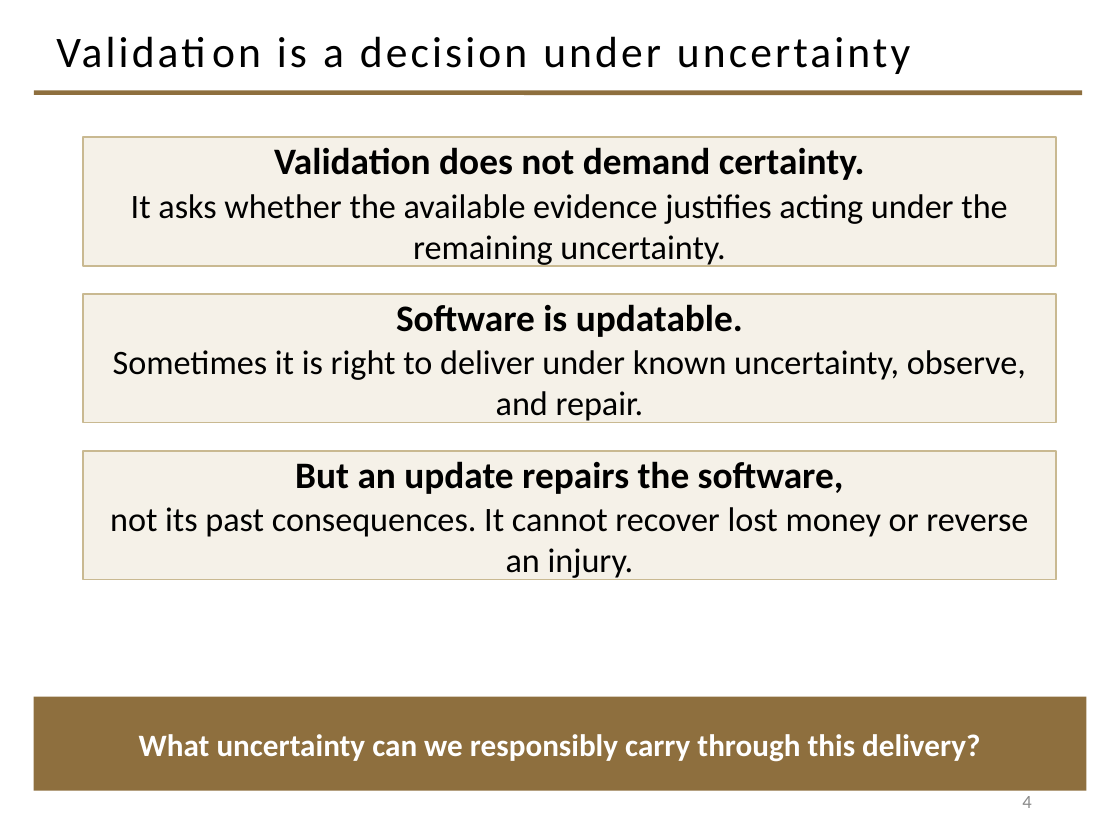
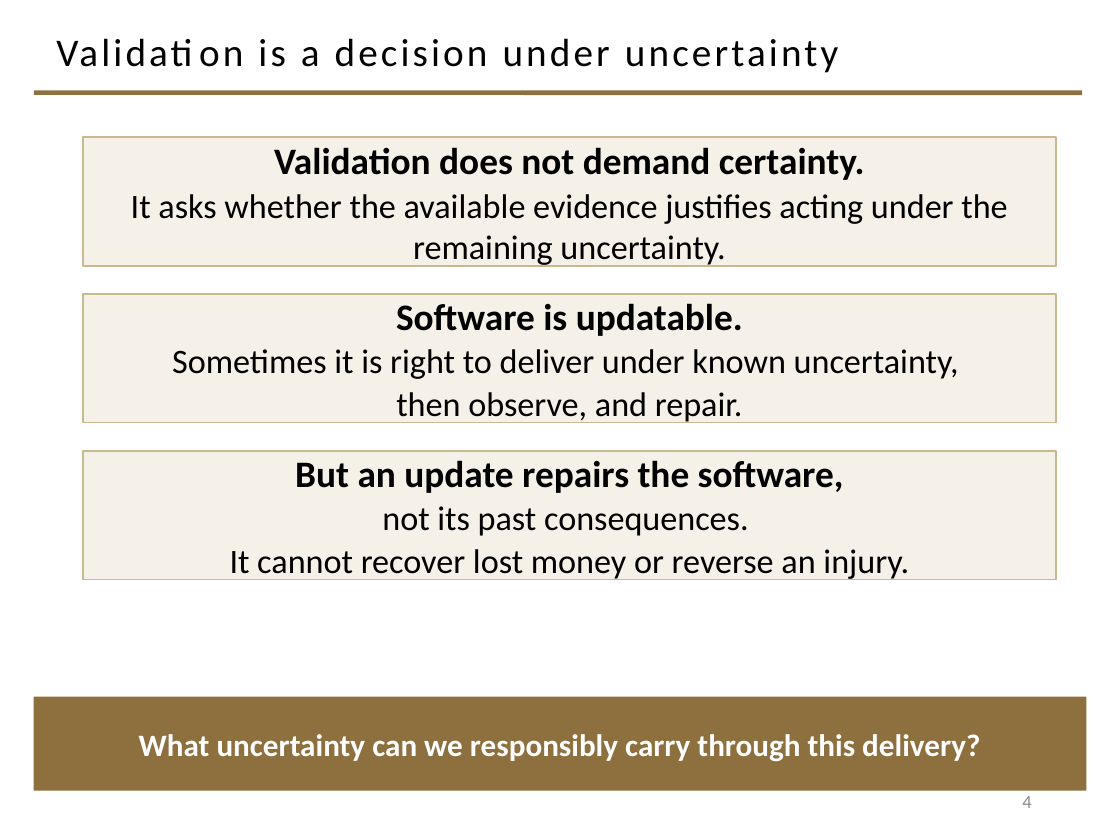
Before and after one commit to davisjam/model-based-agentic-software-engineering, a slide deck: slide 4 of course/lectures/act-1-foundations/08-validation/1-8-Validation.pptx. Drawn at 1120x840 pixels with LibreOffice and Linux fonts; fonts in the diff are those of the drawing; background and template pictures are left out. Boxes give left, top, right and bottom in pixels: in the first picture for what was removed or moved away, otherwise in the second. Text is boxed around its words. In the diff, an @@ line names an element or a change of style, - is before the commit and + after.

```diff
--- a/course/lectures/act-1-foundations/08-validation/1-8-Validation.pptx
+++ b/course/lectures/act-1-foundations/08-validation/1-8-Validation.pptx
@@ title "Validation is a decision under ..." at [258,38,838,73]: size 28 to 25.2 pt @@
@@ text in rectangle at [172,349,959,423]: text changed @@
-Sometimes it is right to deliver under known uncertainty, observe, and repair.
+Sometimes it is right to deliver under known uncertainty,
+then observe, and repair.
@@ text in rectangle at [230,506,909,580]: text changed @@
-not its past consequences. It cannot recover lost money or reverse an injury.
+not its past consequences.
+It cannot recover lost money or reverse an injury.
```
Also in this commit, not shown: 30 other slides changed.
